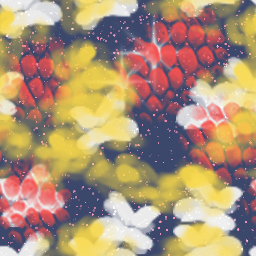
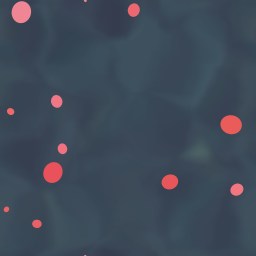
Comparing the layer stacks of the two 256 x 256 images. Changes:
painted on "Paint Layer 1" over box(0, 0, 256, 256)
